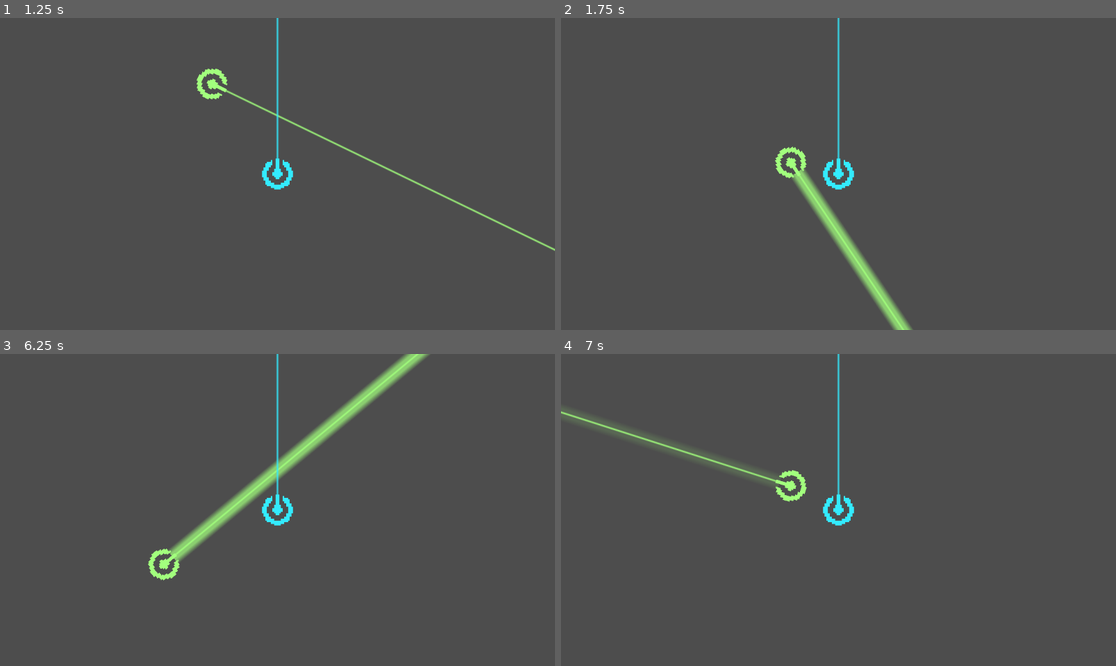
Above: before the commit, frames 1-4 (two rows, left to right).
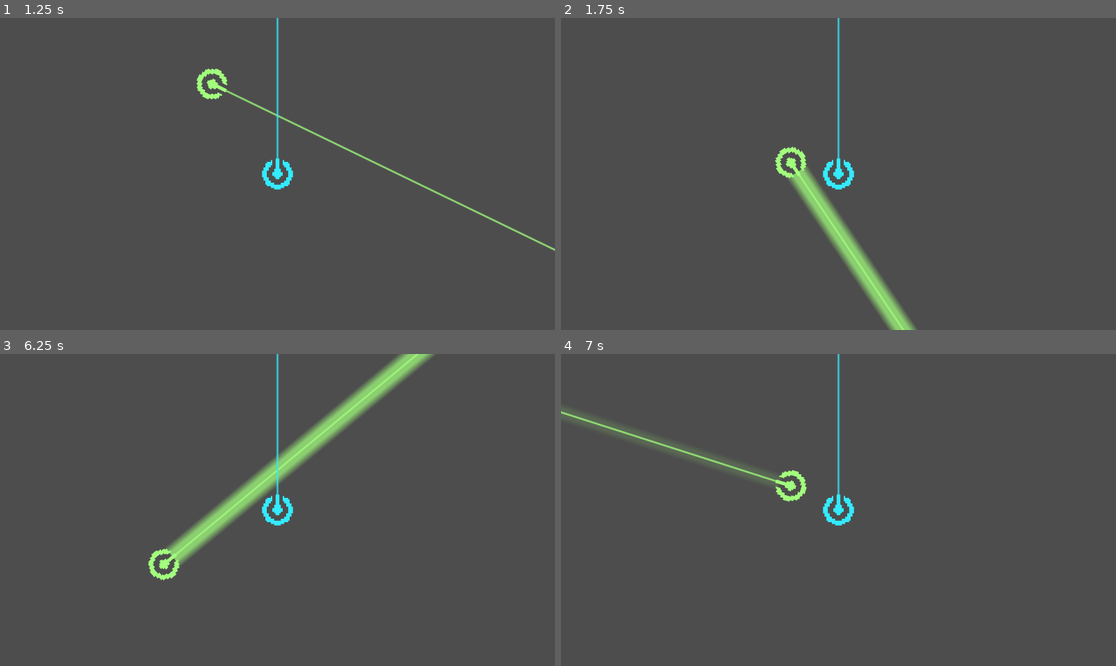
Above: after the commit, the same moments.

Repository: LinusKay/laserleague
Game: Godot game, scene res://scenes/game/main.tscn
Two runs of this game, one before a commit and one after it. Both use one fixed random seed, a clock stepped at 60 frames per second and the inputs below.
Inputs:
- Up to frame 1 (1.25 s): tap Enter at 0.5 s; hold D (move_right) from 0.53 s (still down); hold Space (attack) from 0.53 s (still down)
- Up to frame 2 (1.75 s): release D (move_right) at 1.28 s; release Space (attack) at 1.28 s; hold S (move_down) from 1.28 s (still down); tap Down (aim_down) at 1.35 s; tap Space (attack) at 1.55 s
- Up to frame 3 (6.25 s): release S (move_down) at 2.03 s; hold D (move_right) 2.03-2.78 s; hold Left (aim_left) 2.03-2.78 s; tap Space (attack) at 2.3, 3.05, 3.8, 4.35, 6.05 s; hold W (move_up) 2.78-3.53 s; tap Right (aim_right) at 2.85 s; hold Up (aim_up) 3.53-4.28 s; hold A (move_left) 3.53-5.03 s; hold S (move_down) 5.03-5.78 s; hold Space (attack) 5.03-5.78 s; hold D (move_right) from 5.78 s (still down); tap Down (aim_down) at 5.85 s
- Up to frame 4 (7 s): release D (move_right) at 6.53 s; hold W (move_up) from 6.53 s (still down); hold Left (aim_left) from 6.53 s (still down); tap Space (attack) at 6.8 s

Frame 1 is identical in both runs. In frame 2, 1.4% of the frame differs, in the area x 40-65%, y 47-100%; in frame 3, 2.4%, in the area x 29-79%, y 0-68%; in frame 4, less than 0.1%.

Commit message:
Add attack charge damage/size increase

Diff:
--- a/scenes/game/audio/audio_controller.gd
+++ b/scenes/game/audio/audio_controller.gd
@@ -12,7 +12,6 @@
 
 # Called every frame. 'delta' is the elapsed time since the previous frame.
 func _process(delta: float) -> void:
-	print(volume_db)
 	pass
 
 
@@ -36,5 +35,4 @@
 		vol_tween.kill()
 	vol_tween = create_tween()
 	vol_tween.tween_property(_audio_node, "volume_db", VOL_NORM, 5.0)
-	print("audio increase")
 	pass
--- a/scenes/game/player/player.gd
+++ b/scenes/game/player/player.gd
@@ -14,12 +14,16 @@
 const SPEED = 300.0
 const JUMP_VELOCITY = -400.0
 
+const ATTACK_SPRITE_Y_BASE = 0.594
+const ATTACK_SPRITE_Y_INCREASE = 0.005
+const ATTACK_POWER_BASE = 1.0
+const ATTACK_POWER_INCREASE = 0.01
+
 var last_targeted_rotation: Vector2
 var is_attacking: bool = false
 var is_charging: bool = false
 
-var attack_power: float = 1.0
-var attack_power_increase: float = 0.01
+var attack_power: float = ATTACK_POWER_BASE
 
 signal attacked
 signal attack_start
@@ -43,8 +47,10 @@
 	if Input.is_action_pressed("attack") and !is_attacking:
 		if !is_charging: emit_signal("attack_start")
 		is_charging = true
-		attack_power += attack_power_increase
-		print(attack_power)
+		attack_power += ATTACK_POWER_INCREASE
+		print("Attack Power: " + str(attack_power))
+		%AttackSprite.scale.y += ATTACK_SPRITE_Y_INCREASE
+		print("Attack Sprite Scale: " + str(%AttackSprite.scale.y))
 
 	if Input.is_action_just_released("attack") and !is_attacking:
 		attack()
@@ -57,6 +63,8 @@
 	await animation_player.animation_finished
 	is_attacking = false
 	is_charging = false
+	%AttackSprite.scale.y = ATTACK_SPRITE_Y_BASE
+	attack_power = ATTACK_POWER_BASE
 
 
 func attack_screen_shake() -> void:
--- a/scenes/game/player/player.tscn
+++ b/scenes/game/player/player.tscn
@@ -7,6 +7,33 @@
 [ext_resource type="Texture2D" uid="uid://vqupkgjljjj3" path="res://assets/sprites/player_temp.png" id="4_vj404"]
 [ext_resource type="PackedScene" uid="uid://ck717feb02uvf" path="res://scenes/game/components/hurtbox_component.tscn" id="6_s83lb"]
 [ext_resource type="PackedScene" uid="uid://cuwgvn614a45u" path="res://scenes/game/components/hitbox_component.tscn" id="7_t88sx"]
+
+[sub_resource type="Animation" id="Animation_6rdmk"]
+length = 0.001
+tracks/0/type = "value"
+tracks/0/imported = false
+tracks/0/enabled = true
+tracks/0/path = NodePath("AttackHitboxComponent/CollisionShape2D:disabled")
+tracks/0/interp = 1
+tracks/0/loop_wrap = true
+tracks/0/keys = {
+"times": PackedFloat32Array(0),
+"transitions": PackedFloat32Array(1),
+"update": 1,
+"values": [true]
+}
+tracks/1/type = "value"
+tracks/1/imported = false
+tracks/1/enabled = true
+tracks/1/path = NodePath("Visuals/AttackSprite:modulate")
+tracks/1/interp = 1
+tracks/1/loop_wrap = true
+tracks/1/keys = {
+"times": PackedFloat32Array(0),
+"transitions": PackedFloat32Array(1),
+"update": 0,
+"values": [Color(1, 1, 1, 0)]
+}
 
 [sub_resource type="Animation" id="Animation_uywr0"]
 resource_name = "attack"
@@ -35,33 +62,6 @@
 "transitions": PackedFloat32Array(1, 1, 1, 1, 1),
 "update": 0,
 "values": [Color(1, 1, 1, 0), Color(1, 1, 1, 0.411765), Color(1, 1, 1, 1), Color(1, 1, 1, 1), Color(1, 1, 1, 0)]
-}
-
-[sub_resource type="Animation" id="Animation_6rdmk"]
-length = 0.001
-tracks/0/type = "value"
-tracks/0/imported = false
-tracks/0/enabled = true
-tracks/0/path = NodePath("AttackHitboxComponent/CollisionShape2D:disabled")
-tracks/0/interp = 1
-tracks/0/loop_wrap = true
-tracks/0/keys = {
-"times": PackedFloat32Array(0),
-"transitions": PackedFloat32Array(1),
-"update": 1,
-"values": [true]
-}
-tracks/1/type = "value"
-tracks/1/imported = false
-tracks/1/enabled = true
-tracks/1/path = NodePath("Visuals/AttackSprite:modulate")
-tracks/1/interp = 1
-tracks/1/loop_wrap = true
-tracks/1/keys = {
-"times": PackedFloat32Array(0),
-"transitions": PackedFloat32Array(1),
-"update": 0,
-"values": [Color(1, 1, 1, 0)]
 }
 
 [sub_resource type="AnimationLibrary" id="AnimationLibrary_tjs8d"]
@@ -151,6 +151,7 @@
 texture = ExtResource("4_vj404")
 
 [node name="AttackSprite" type="Sprite2D" parent="Visuals"]
+unique_name_in_owner = true
 modulate = Color(1, 1, 1, 0)
 position = Vector2(929, 0)
 scale = Vector2(28.2812, 0.59375)
Not shown, removed: assets/sounds/beating.ogg.import
Not shown, removed: assets/sounds/rising_tone.mp3.import
Not shown, removed: assets/sounds/beating.ogg
Not shown, removed: assets/sounds/rising_tone.mp3
